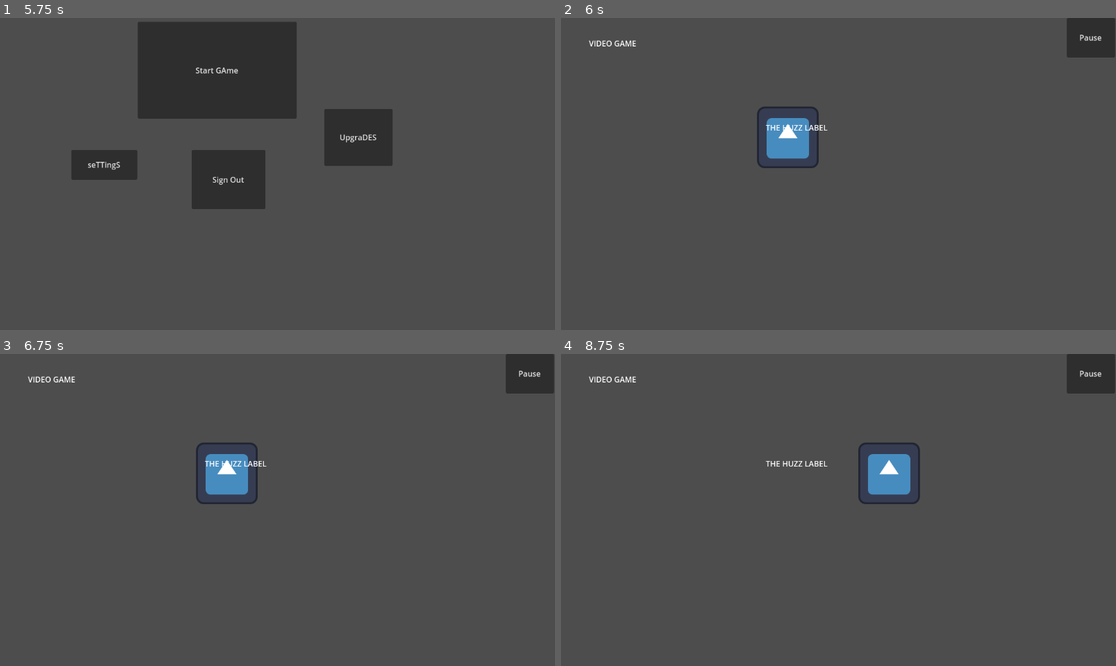
Above: before the commit, frames 1-4 (two rows, left to right).
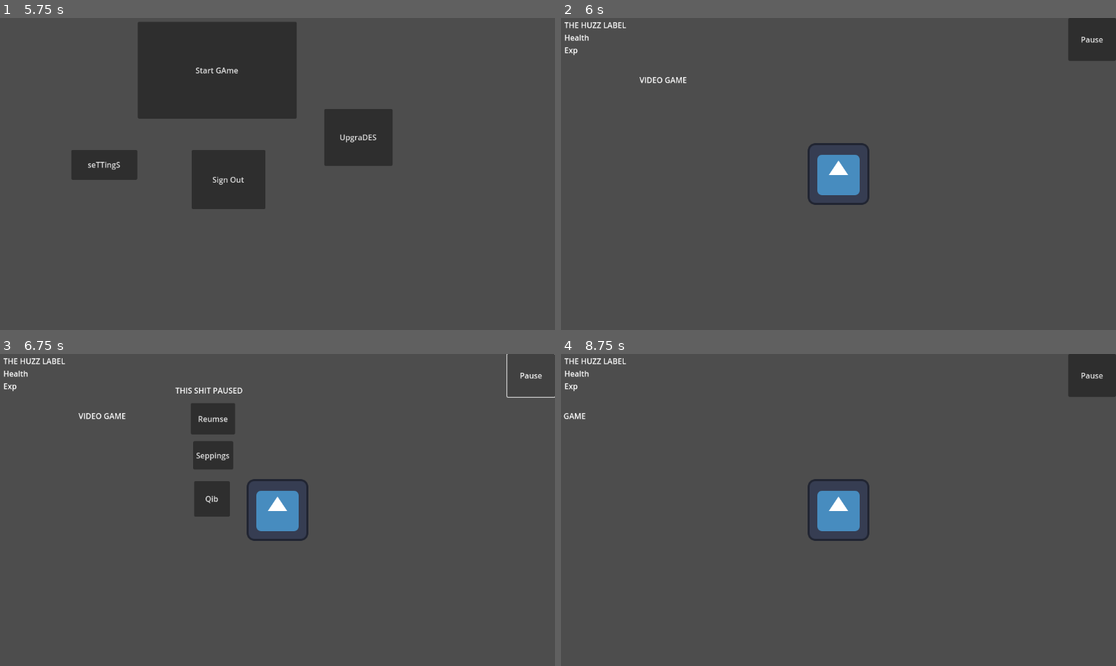
Above: after the commit, the same moments.

Repository: BransonClendenen/3390Project3
Game: Godot game, scene res://Scenes/Game/Root.tscn
Two runs of this game, one before a commit and one after it. Both use one fixed random seed, a clock stepped at 60 frames per second and the inputs below. The engine's default icon, where the game draws it, is replaced by a stand-in: a white triangle on a blue panel in a dark square.
Inputs (mouse positions are in pixels of both pictures, inside the frame that each line leads up to):
- Up to frame 1 (5.75 s): click "Create Account" at 0.5 s; click "UpgraDES" at 1.25 s; click "BaCk" at 2 s; click "Sign Out" at 2.75 s; click "Sign In" at 3.5 s; click "seTTingS" at 4.25 s; click "Back" at 5 s
- Up to frame 2 (6 s): click "Start GAme" at 5.75 s
- Up to frame 3 (6.75 s): click "Pause" at 6.5 s
- Up to frame 4 (8.75 s): click (771, 419) at 7.25 s, where only the run after the commit has a clickable "Reumse"; tap Enter at 8 s; hold D (move_right) from 8.03 s (still down)

Frame 1 is identical in both runs. In frame 2, 3.1% of the frame differs, in the area x 0-100%, y 0-60%; in frame 3, 4.6%; in frame 4, 3.1%.

Commit message:
more menus stuff, fixed more ui manager bugs

Diff:
--- a/3390project3/Scenes/Game/Game.tscn
+++ b/3390project3/Scenes/Game/Game.tscn
@@ -2,12 +2,9 @@
 
 [ext_resource type="PackedScene" uid="uid://c3bkcex6dxlrm" path="res://Scenes/Objects/player.tscn" id="1_rdw05"]
 
-[node name="Game" type="Control"]
-layout_mode = 3
-anchors_preset = 0
+[node name="Game" type="Node2D"]
 
 [node name="Label" type="Label" parent="."]
-layout_mode = 0
 offset_left = 58.0
 offset_top = 41.0
 offset_right = 157.0
@@ -15,17 +12,7 @@
 text = "VIDEO GAME
 "
 
-[node name="Button Manager" type="Control" parent="."]
-anchors_preset = 0
-offset_right = 40.0
-offset_bottom = 40.0
-
-[node name="Pause" type="Button" parent="Button Manager"]
-layout_mode = 0
-offset_left = 1050.0
-offset_right = 1150.0
-offset_bottom = 82.0
-text = "Pause"
-
 [node name="Player" parent="." instance=ExtResource("1_rdw05")]
 position = Vector2(471, 248)
+
+[node name="Camera2D" type="Camera2D" parent="Player"]
--- a/3390project3/Scenes/Overlay/Huzz.tscn
+++ b/3390project3/Scenes/Overlay/Huzz.tscn
@@ -1,4 +1,6 @@
-[gd_scene format=3 uid="uid://c5m5vwt8kjnbe"]
+[gd_scene load_steps=2 format=3 uid="uid://c5m5vwt8kjnbe"]
+
+[ext_resource type="Script" uid="uid://bht44jau77gmu" path="res://Scripts/huzz.gd" id="1_4n48u"]
 
 [node name="HUZZ" type="Control"]
 layout_mode = 3
@@ -7,12 +9,29 @@
 anchor_bottom = 1.0
 grow_horizontal = 2
 grow_vertical = 2
+script = ExtResource("1_4n48u")
 
 [node name="Label" type="Label" parent="."]
 layout_mode = 0
-offset_left = 425.0
-offset_top = 216.0
-offset_right = 554.0
-offset_bottom = 265.0
+offset_left = 7.0
+offset_top = 3.0
+offset_right = 136.0
+offset_bottom = 52.0
 text = "THE HUZZ LABEL
+Health
+Exp
 "
+
+[node name="ButtonManager" type="Control" parent="."]
+anchors_preset = 0
+offset_right = 40.0
+offset_bottom = 40.0
+
+[node name="Pause" type="Button" parent="ButtonManager"]
+layout_mode = 0
+offset_left = 1053.0
+offset_right = 1152.0
+offset_bottom = 89.0
+text = "Pause"
+
+[connection signal="pressed" from="ButtonManager/Pause" to="." method="_on_pause_pressed"]
--- a/3390project3/Scenes/Overlay/PauseMenu.tscn
+++ b/3390project3/Scenes/Overlay/PauseMenu.tscn
@@ -1,4 +1,6 @@
-[gd_scene format=3 uid="uid://b0goyq1yr07mb"]
+[gd_scene load_steps=2 format=3 uid="uid://b0goyq1yr07mb"]
+
+[ext_resource type="Script" uid="uid://bwoqrbmj6dxok" path="res://Scripts/pause_menu.gd" id="1_q1jam"]
 
 [node name="PauseMenu" type="Control"]
 layout_mode = 3
@@ -7,3 +9,46 @@
 anchor_bottom = 1.0
 grow_horizontal = 2
 grow_vertical = 2
+script = ExtResource("1_q1jam")
+
+[node name="Label" type="Label" parent="."]
+layout_mode = 0
+offset_left = 364.0
+offset_top = 64.0
+offset_right = 504.0
+offset_bottom = 87.0
+text = "THIS SHIT PAUSED"
+
+[node name="Buttons" type="Control" parent="."]
+anchors_preset = 0
+offset_right = 40.0
+offset_bottom = 40.0
+
+[node name="Resume" type="Button" parent="Buttons"]
+layout_mode = 0
+offset_left = 396.0
+offset_top = 102.0
+offset_right = 488.0
+offset_bottom = 167.0
+text = "Reumse"
+
+[node name="Settings" type="Button" parent="Buttons"]
+layout_mode = 0
+offset_left = 401.0
+offset_top = 181.0
+offset_right = 484.0
+offset_bottom = 240.0
+text = "Seppings
+"
+
+[node name="Quit" type="Button" parent="Buttons"]
+layout_mode = 0
+offset_left = 403.0
+offset_top = 264.0
+offset_right = 477.0
+offset_bottom = 338.0
+text = "Qib"
+
+[connection signal="pressed" from="Buttons/Resume" to="." method="_on_resume_pressed"]
+[connection signal="pressed" from="Buttons/Settings" to="." method="_on_settings_pressed"]
+[connection signal="pressed" from="Buttons/Quit" to="." method="_on_quit_pressed"]
--- /dev/null
+++ b/3390project3/Scripts/huzz.gd
@@ -0,0 +1,4 @@
+extends Control
+
+func _on_pause_pressed() -> void:
+	SceneManager.load_overlay("res://Scenes/Overlay/PauseMenu.tscn")
--- /dev/null
+++ b/3390project3/Scripts/pause_menu.gd
@@ -0,0 +1,17 @@
+extends Control
+
+func _on_resume_pressed() -> void:
+	SceneManager.hide_top_overlay()
+
+func _on_settings_pressed() -> void:
+	SceneManager.load_overlay("res://Scenes/Overlay/SettingsMenu.tscn")
+
+func _on_quit_pressed() -> void:
+	pass # Replace with function body.
+
+
+func _ready() -> void:
+	pass # Replace with function body.
+
+func _process(delta: float) -> void:
+	pass
--- a/3390project3/Scripts/scene_manager.gd
+++ b/3390project3/Scripts/scene_manager.gd
@@ -26,11 +26,13 @@
 		return
 
 	#this clears all the children from the game scene, helps against crashes
-	var last_child_game = game_layer.get_child(game_layer.get_child_count()-1)
-	game_layer.remove_child(last_child_game)
 	#gets the last child from UI layer and removes it from scene
-	var last_child_ui = ui_layer.get_child(ui_layer.get_child_count()-1)
-	ui_layer.remove_child(last_child_ui)
+	game_layer.get_children().map(func(child): child.queue_free())
+	ui_layer.get_children().map(func(child): child.queue_free())
+	#var last_child_game = game_layer.get_child(game_layer.get_child_count()-1)
+	#game_layer.remove_child(last_child_game)
+	#var last_child_ui = ui_layer.get_child(ui_layer.get_child_count()-1)
+	#ui_layer.remove_child(last_child_ui)
 
 	#creates new game scene instance
 	var new_game_layer = load(scene_path).instantiate()
@@ -40,8 +42,10 @@
 	game_scene = new_game_layer
 
 func load_ui(scene_path: String):
-	var last_child_ui = ui_layer.get_child(ui_layer.get_child_count()-1)
-	ui_layer.remove_child(last_child_ui)
+	game_layer.get_children().map(func(child): child.queue_free())
+	ui_layer.get_children().map(func(child): child.queue_free())
+	#var last_child_ui = ui_layer.get_child(ui_layer.get_child_count()-1)
+	#ui_layer.remove_child(last_child_ui)
 
 	var new_ui_layer = load(scene_path).instantiate()
 	new_ui_layer.size = get_viewport().size
@@ -49,8 +53,9 @@
 
 
 func load_overlay(scene_path: String):
-	var last_child_overlay = overlay_layer.get_child(overlay_layer.get_child_count()-1)
-	overlay_layer.remove_child(last_child_overlay)
+	#overlay_layer.get_children().map(func(child): child.queue_free())
+	#var last_child_overlay = overlay_layer.get_child(overlay_layer.get_child_count()-1)
+	#overlay_layer.remove_child(last_child_overlay)
 
 	var new_overlay_layer = load(scene_path).instantiate()
 	overlay_layer.add_child(new_overlay_layer)
Not shown, added: 3390project3/Scripts/huzz.gd.uid
Not shown, added: 3390project3/Scripts/pause_menu.gd.uid
